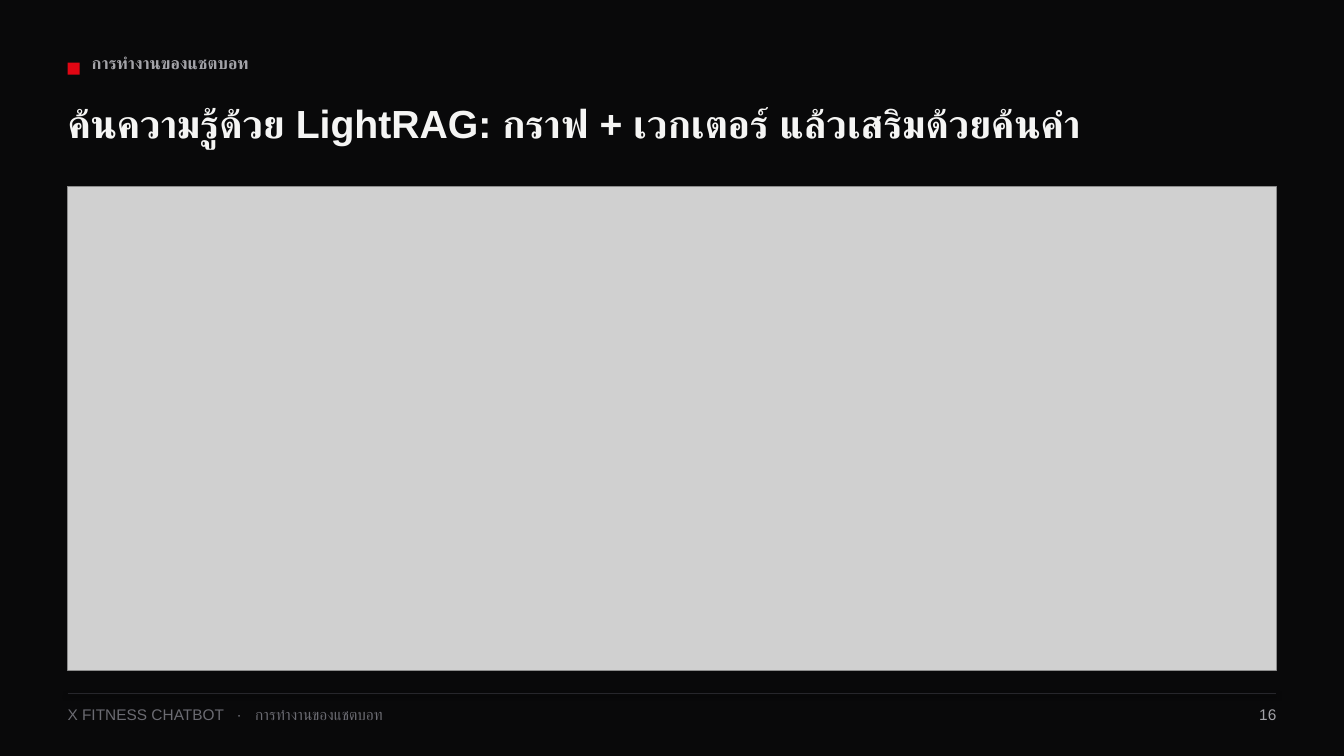
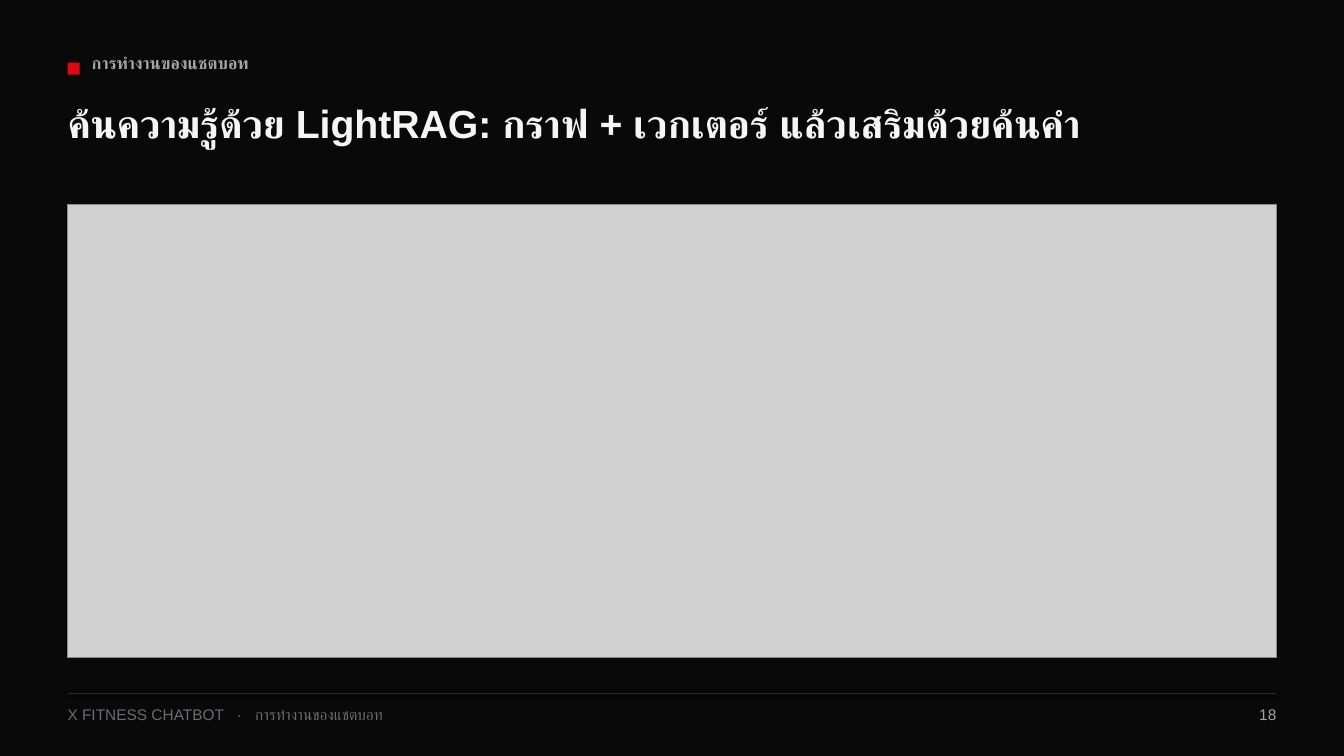
Before and after one commit to sansernonline/chatbot-project, a slide deck: slide 18 of docs/XFitness-Chatbot_Presentation_v1.3.pptx (slide 16 before the commit). Drawn at 1344x756 pixels with LibreOffice and Linux fonts; fonts in the diff are those of the drawing; grey boxes stand for pictures. Boxes give left, top, right and bottom in pixels: in the first picture for what was removed or moved away, otherwise in the second. Text is boxed around its words. In the diff, an @@ line names an element or a change of style, - is before the commit and + after.

```diff
--- a/docs/XFitness-Chatbot_Presentation_v1.3.pptx
+++ b/docs/XFitness-Chatbot_Presentation_v1.3.pptx
@@ picture: place and size @@
-picture at [68, 187, 1276, 670]
+picture at [68, 205, 1276, 658]
@@ text at [1259, 709, 1276, 720]: text changed @@
-16
+18
```
Also in this commit, not shown: 21 other slides changed, 6 slides added, 12 other files.
